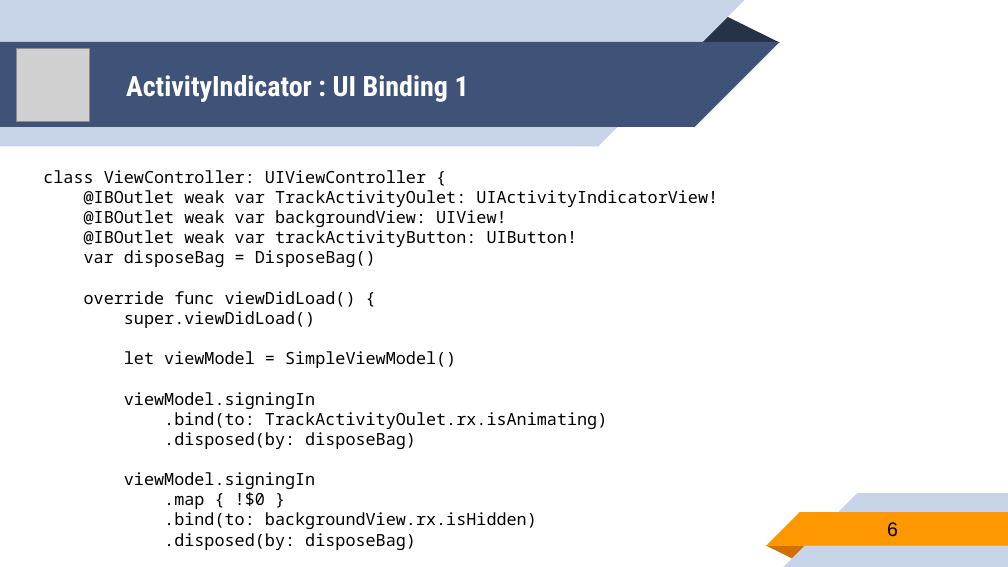
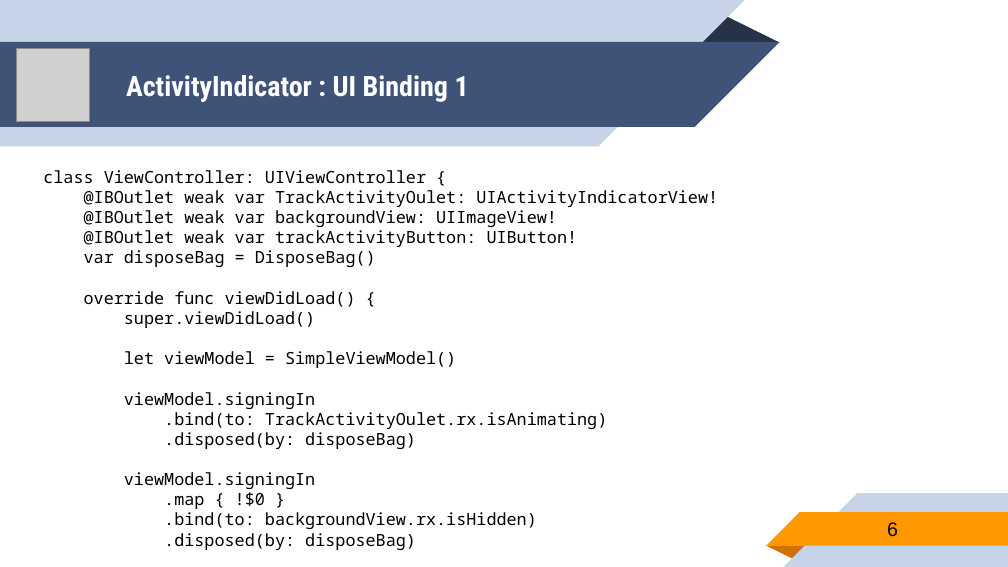
Before and after one commit to younghwankim/RxSwiftClass, a slide deck: slide 6 of AdvancedRxSwift/day3/AdvancedRxSwift3.pptx. Drawn at 1008x567 pixels with LibreOffice and Linux fonts; fonts in the diff are those of the drawing; grey boxes stand for pictures. Boxes give left, top, right and bottom in pixels: in the first picture for what was removed or moved away, otherwise in the second. Text is boxed around its words. In the diff, an @@ line names an element or a change of style, - is before the commit and + after.

Commit message:
update day3 ppt

```diff
--- a/AdvancedRxSwift/day3/AdvancedRxSwift3.pptx
+++ b/AdvancedRxSwift/day3/AdvancedRxSwift3.pptx
@@ text at (84,210,557,227): text changed @@
-@IBOutlet weak var backgroundView: UIView!
+@IBOutlet weak var backgroundView: UIImageView!
```
Also in this commit, not shown: 1 other file.
